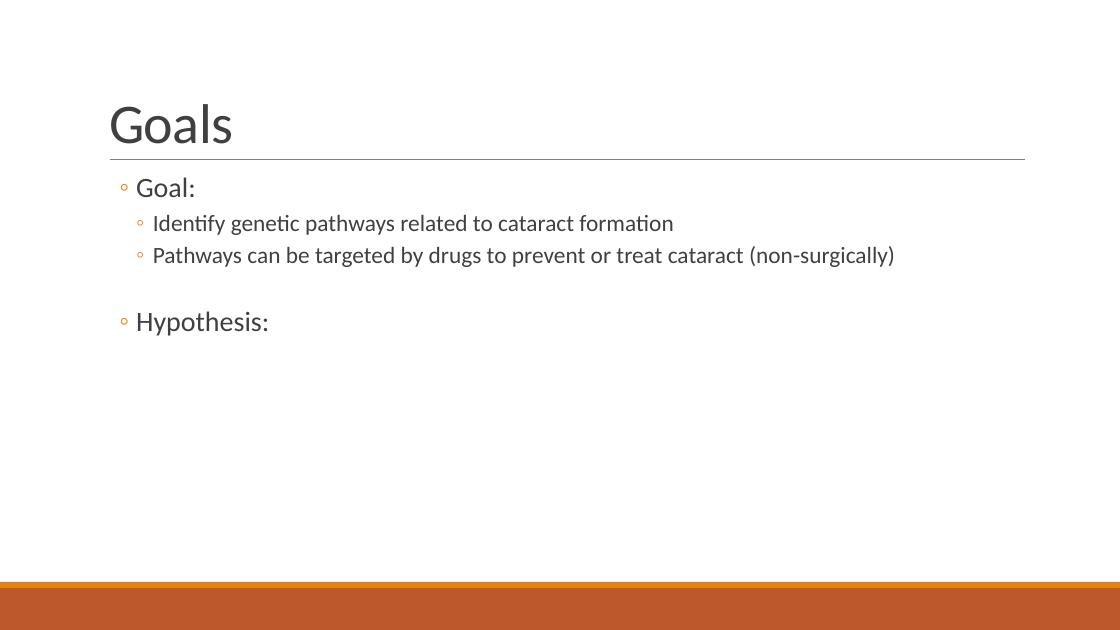
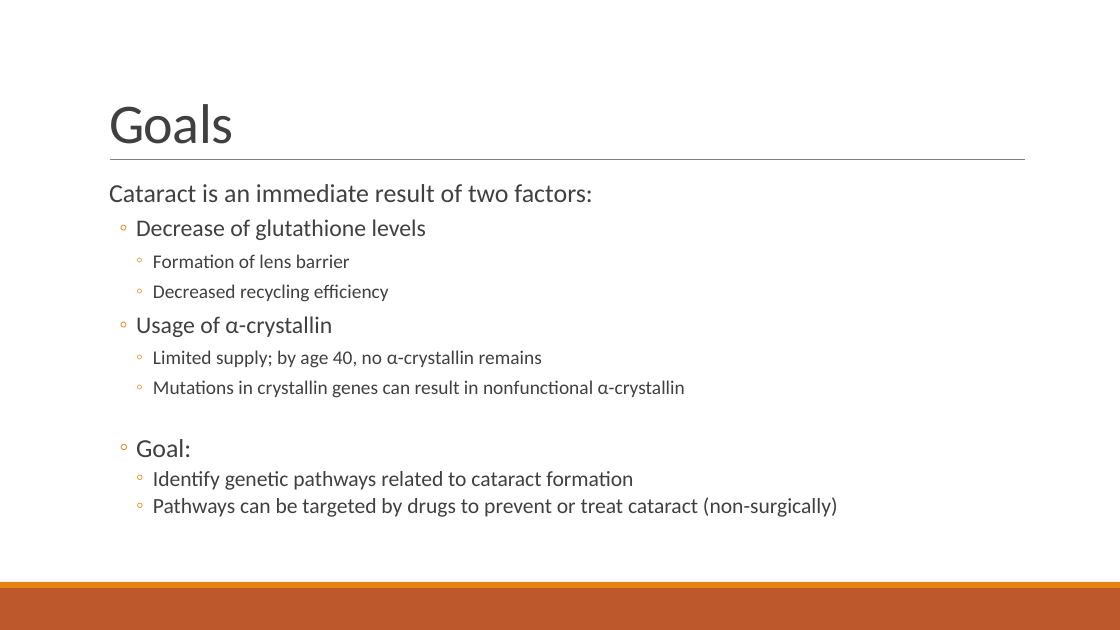
Before and after one commit to dyaom/REHS-2019, a slide deck: slide 6 of Cataract.pptx. Drawn at 1120x630 pixels with LibreOffice and Linux fonts; fonts in the diff are those of the drawing. Boxes give left, top, right and bottom in pixels: in the first picture for what was removed or moved away, otherwise in the second. Text is boxed around its words. In the diff, an @@ line names an element or a change of style, - is before the commit and + after.

```diff
--- a/Cataract.pptx
+++ b/Cataract.pptx
@@ text at (109, 184, 685, 398): paragraphs added @@
+  Cataract is an immediate result of two factors:
+  ◦ Decrease of glutathione levels
+    ◦ Formation of lens barrier
+    ◦ Decreased recycling efficiency
+  ◦ Usage of α-crystallin
+    ◦ Limited supply; by age 40, no α-crystallin remains
+    ◦ Mutations in crystallin genes can result in nonfunctional α-crystallin
@@ text at (136, 311, 269, 336): paragraph removed @@
-  ◦ Hypothesis:
@@ text at (136, 439, 838, 517): size 24 to 22.2 pt in "Goal:"; size 20 to 18.5 pt in "Identify genetic pathways related to cataract formation", "Pathways can be targeted by drugs to ..."; line spacing 0.9 to 0.8 @@
```
Also in this commit, not shown: 3 other slides changed, 8 other files.
